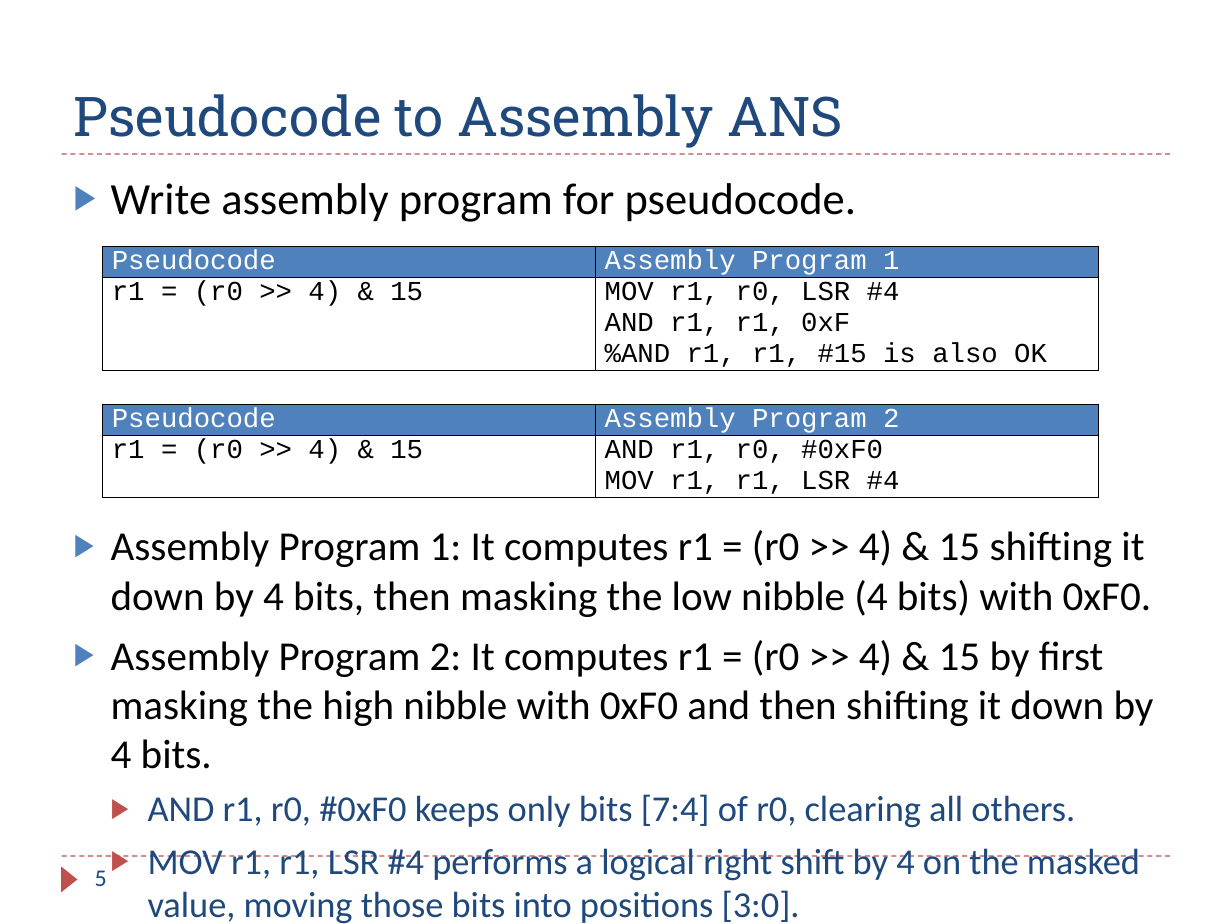
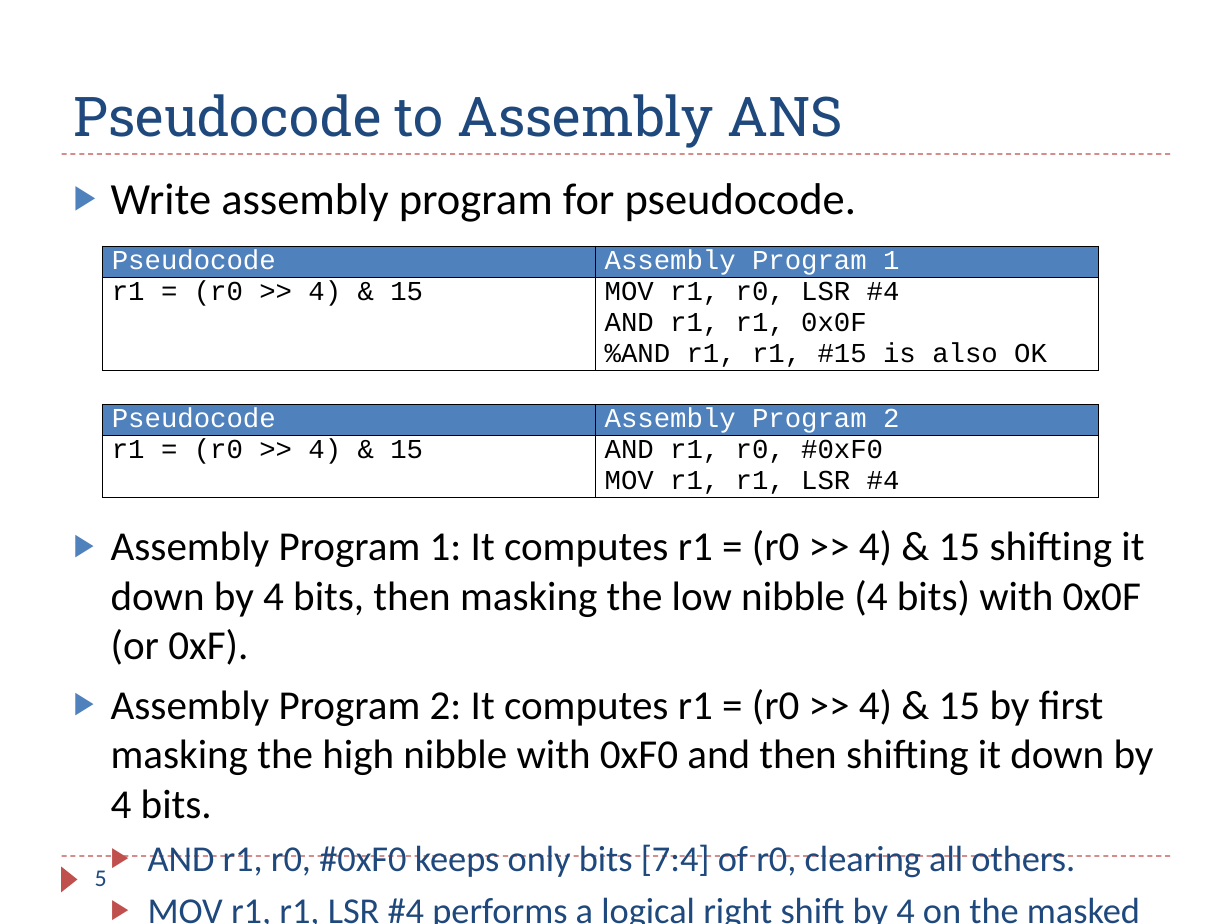
Before and after one commit to guhofstra/CSC111Fa25, a slide deck: slide 5 of PPTs/Ch6_ARM_Control_Flow_Exercises_ANS.pptx. Drawn at 1232x924 pixels with LibreOffice and Linux fonts; fonts in the diff are those of the drawing. Boxes give left, top, right and bottom in pixels: in the first picture for what was removed or moved away, otherwise in the second. Text is boxed around its words. In the diff, an @@ line names an element or a change of style, - is before the commit and + after.

```diff
--- a/PPTs/Ch6_ARM_Control_Flow_Exercises_ANS.pptx
+++ b/PPTs/Ch6_ARM_Control_Flow_Exercises_ANS.pptx
@@ table at (102,246,1098,378) @@
-row 2, column 2: MOV r1, r0, LSR #4 / AND r1, r1, 0xF / %AND r1, r1, #15 is also OK
+row 2, column 2: MOV r1, r0, LSR #4 / AND r1, r1, 0x0F / %AND r1, r1, #15 is also OK
@@ text at (111,530,1144,665): text changed @@
-▶ Assembly Program 1: It computes r1 = (r0 >> 4) & 15 shifting it down by 4 bits, then masking the low nibble (4 bits) with 0xF0.
+▶ Assembly Program 1: It computes r1 = (r0 >> 4) & 15 shifting it down by 4 bits, then masking the low nibble (4 bits) with 0x0F (or 0xF).
```
Also in this commit, not shown: 9 other slides changed, 1 slide added, 4 other files.
